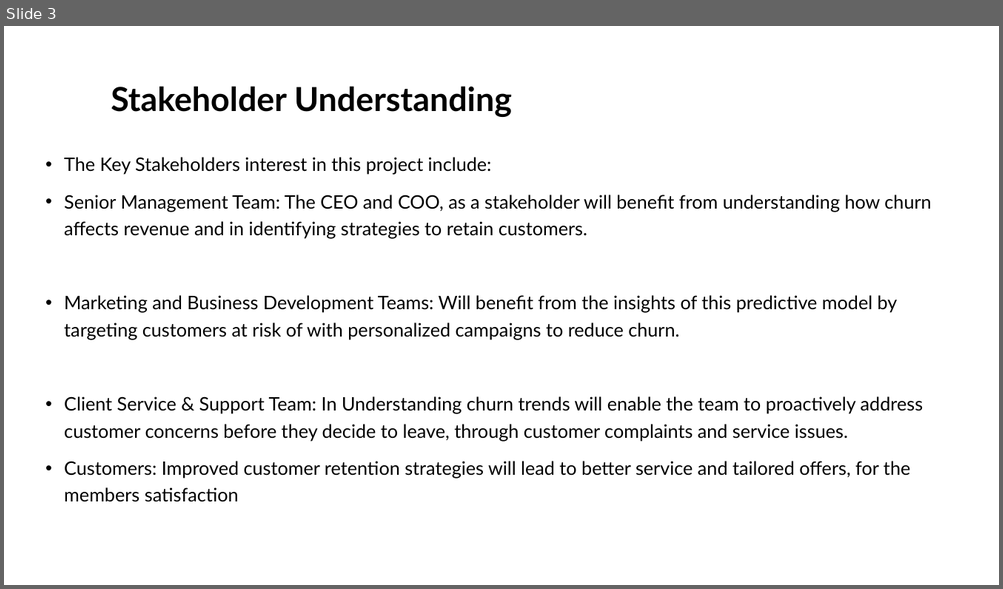
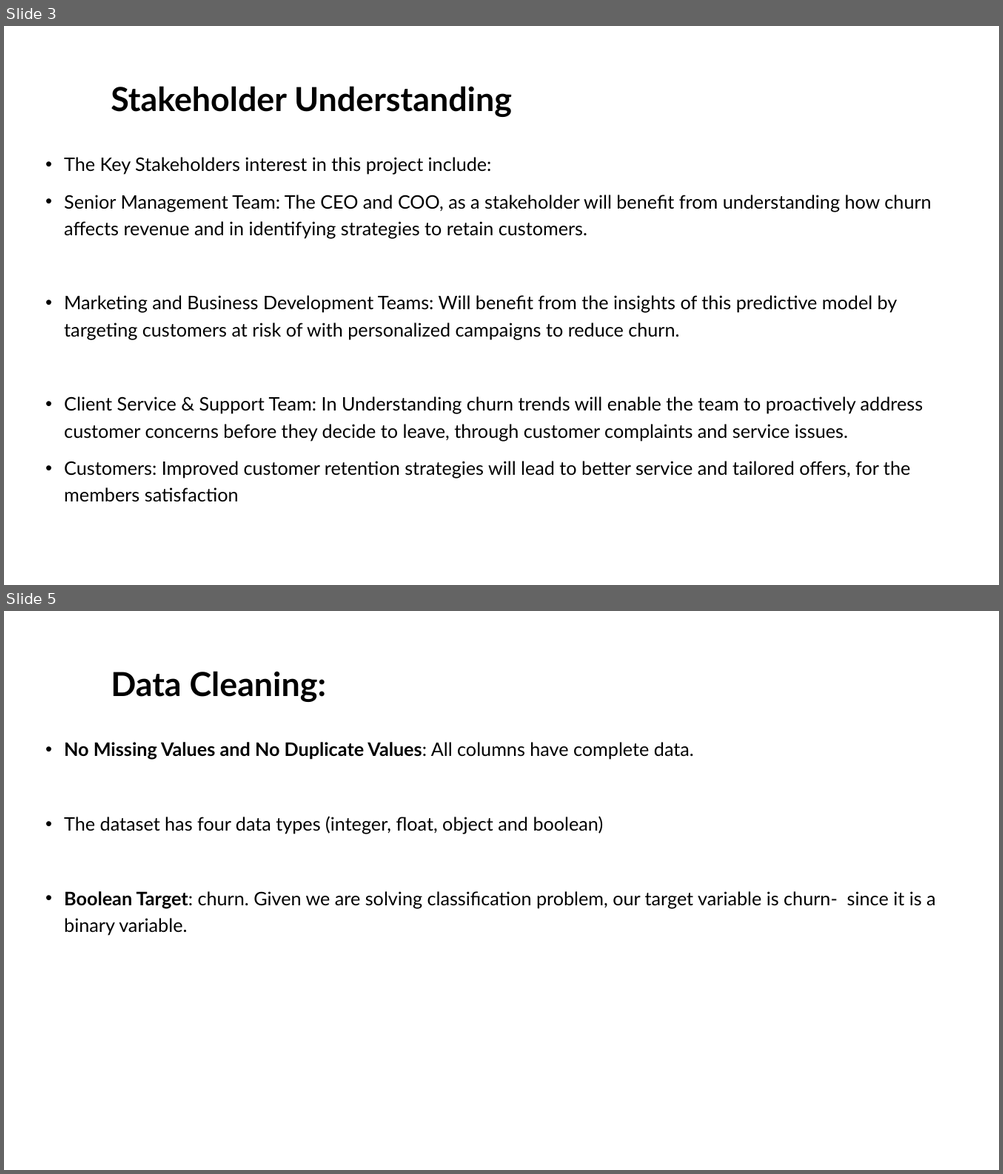
Before and after one commit to DanielKithinji/Phase-3-Data-Science-Project, a slide deck: Customer Churn rate Prediction Model for SyriaTel Company.pptx. Shown one above the other, each under a label of ours: slide 3 before the commit, slides 3 and 5 after it; the slides between them are not shown. The pictures are 1003x589 and 1003x1174 pixels, drawn with LibreOffice and Linux fonts; fonts in the diff are those of the drawing. Boxes give left, top, right and bottom in pixels: in the first picture for what was removed or moved away, otherwise in the second. Text is boxed around its words. In the diff, an @@ line names an element or a change of style, - is before the commit and + after.

```diff
--- a/Customer Churn rate Prediction Model for SyriaTel Company.pptx
+++ b/Customer Churn rate Prediction Model for SyriaTel Company.pptx
@@ slide 5 added at (x1=4, y1=611, x2=999, y2=1170), background #FFFFFF @@
@@ title added at (x1=111, y1=671, x2=327, y2=702), 32 pt, text #000000, bold @@
+Data Cleaning:
@@ text added at (x1=64, y1=742, x2=936, y2=935), 18 pt, text #000000 @@
+• No Missing Values and No Duplicate Values: All columns have complete data.
+• The dataset has four data types (integer, float, object and boolean)
+• Boolean Target: churn. Given we are solving classification problem, our target variable is churn- since it is a binary variable.
```
Also in this commit, not shown: 1 slide changed, 2 other slides added, 1 slide removed.
